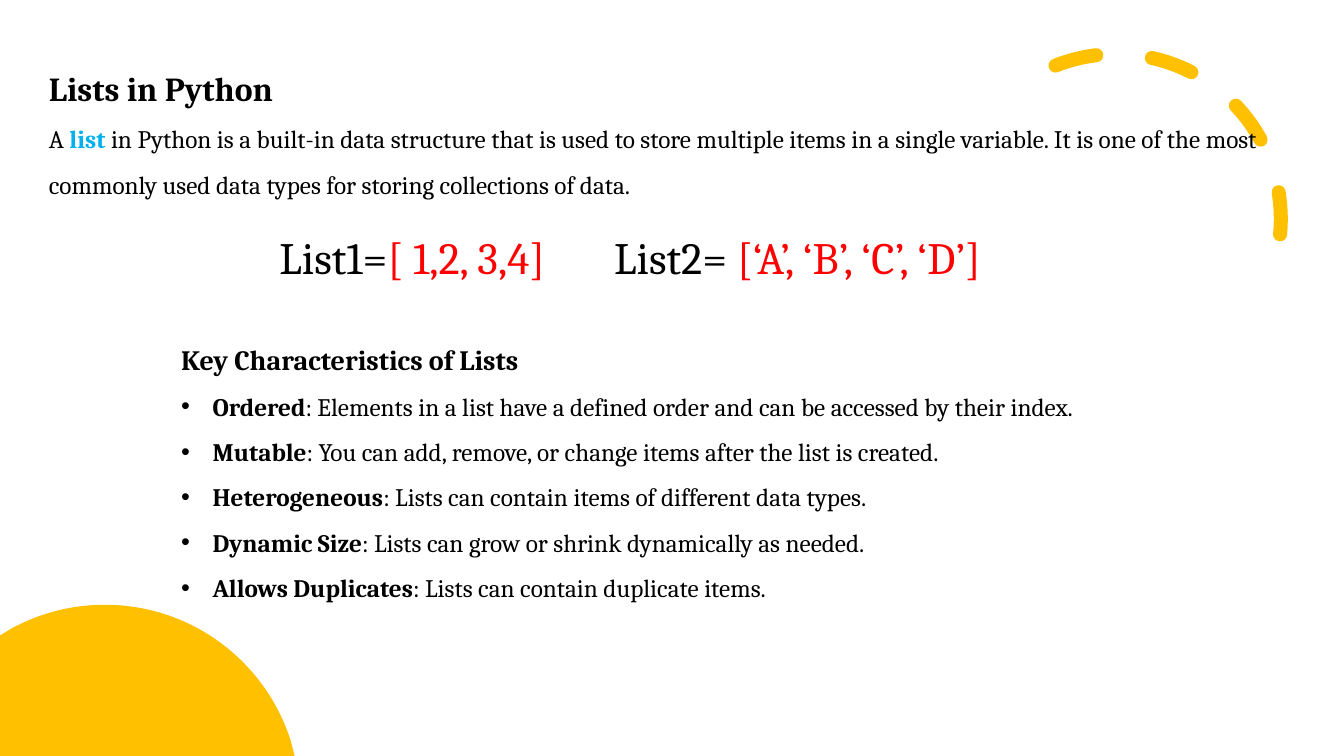
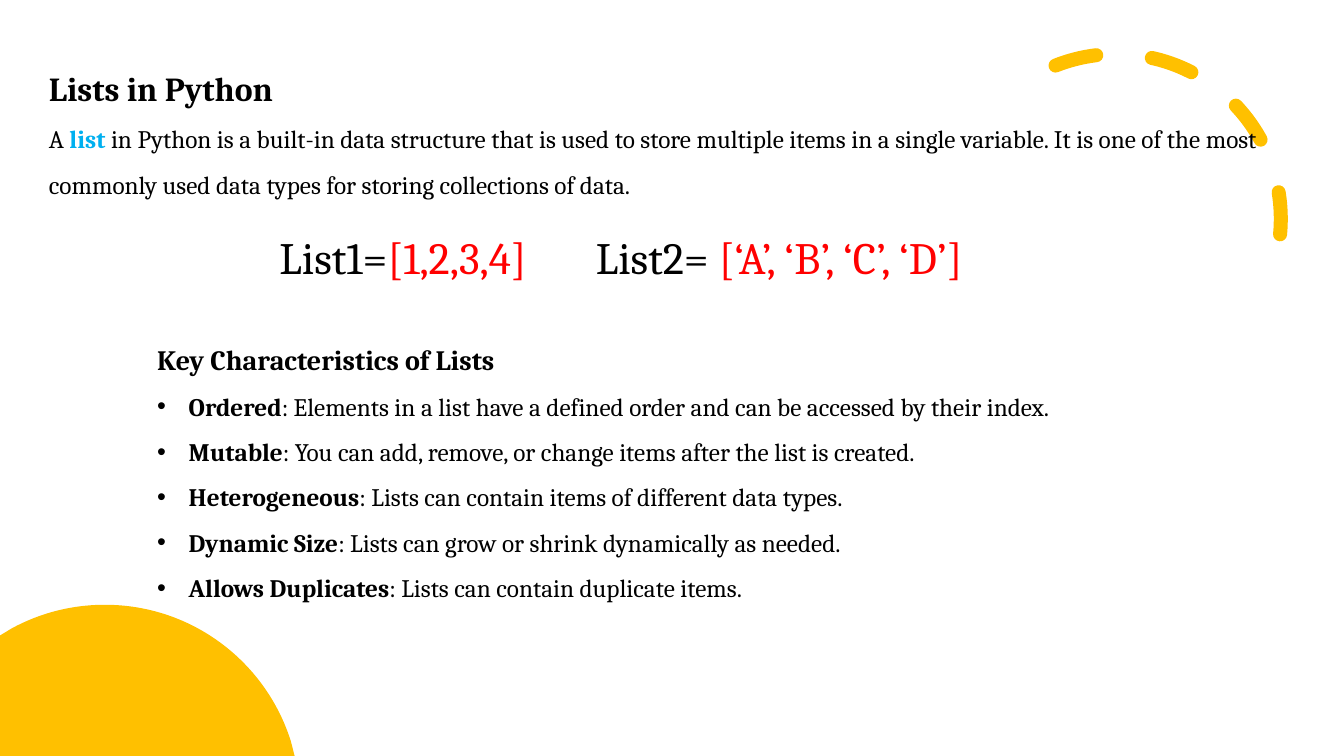
Before and after one commit to arrojuh/python_vishal, a slide deck: slide 49 of Learning_python.pptx. Drawn at 1344x756 pixels with LibreOffice and Linux fonts; fonts in the diff are those of the drawing. Boxes give left, top, right and bottom in pixels: in the first picture for what was removed or moved away, otherwise in the second. Text is boxed around its words. In the diff, an @@ line names an element or a change of style, - is before the commit and + after.

```diff
--- a/Learning_python.pptx
+++ b/Learning_python.pptx
@@ text at box(279, 242, 962, 281): spaces changed @@
-List1=[ 1,2, 3,4] List2= [‘A’, ‘B’, ‘C’, ‘D’]
+List1=[1,2,3,4] List2= [‘A’, ‘B’, ‘C’, ‘D’]
@@ text "Key Characteristics of Lists": place and size @@
-text "Key Characteristics of Lists" at box(181, 350, 1073, 603)
+text "Key Characteristics of Lists" at box(157, 350, 1049, 603)
```
Also in this commit, not shown: 2 other slides changed, 10 slides added.
